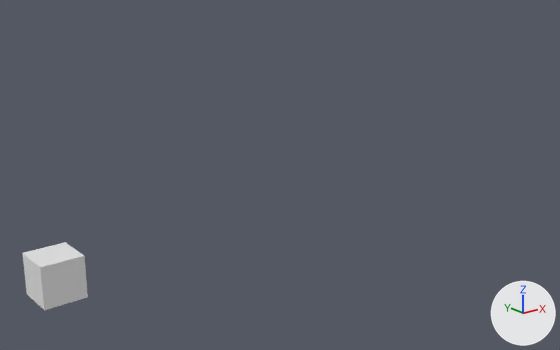
One commit to the Blender file shed.blend: the scene before it, then after it.
Rendered twice from a 50 mm lens placed at (-11.9, -30.8, 14.5), pointed at (15.1, 3.0, 1.0). Lighting does not change. The marker at lower right points along +X, +Y and +Z.

The older version as bpy lines, for what is in view:
```python
me_cube = bpy.data.meshes.new('Cube')
me_cube.from_pydata(...)  # a box spanning x -1.0..1.0, y -1.0..1.0, z -1.0..1.0
me_cube.materials.append(mat_material)  # white #e7e7e7
ob_cube = bpy.data.objects.new('Cube', me_cube)
ob_cube.location = (0.0, 0.0, 0.0)
```
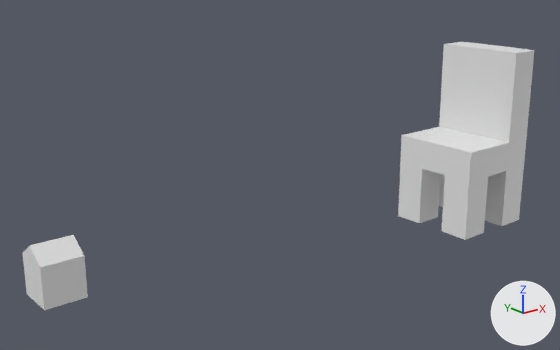
The change, as a diff of the scene's bpy script:
```diff
--- a/shed.blend.py
+++ b/shed.blend.py
@@ me_cube @@
 # used by ob_cube; location = (0.0, 0.0, 0.0)
-me_cube.from_pydata(...)  # 8 vertices, 6 faces; spans x -1.0..1.0, y -1.0..1.0, z -1.0..1.0
-me_cube.materials.append(mat_material)  # white #e7e7e7
+me_cube.from_pydata(...)  # 16 vertices, 13 faces; spans x -1.0..1.0, y -1.0..1.0, z -1.0..1.68
+# me_cube part 1
+# 2 faces are deleted
+# 8 vertices are added at x -1.0..1.0, y -1.0..1.0, z -1.0..1.68
+# 9 new faces join them
@@ me_cube_1 @@
+me_cube_1.from_pydata(...)  # 64 vertices, 62 faces; spans x -5.0..1.0, y -1.03..5.09, z -5.06..7.0
+me_cube_1.materials.append(mat_material)  # white #e7e7e7
@@ ob_chair @@
+ob_chair = bpy.data.objects.new('Chair', me_cube_1)
+ob_chair.location = (32.63, 0.0, 0.0)
```

What differs and where, as boxes [x1, y1, x2, y2] in the pictures (560 x 350 px):
'Chair', added
    after: [398, 42, 534, 240]
'Cube', reshaped (10% taller)
    before: [22, 242, 88, 310]
    after: [22, 235, 88, 310]
part 1 of me_cube, built on
    before: [22, 242, 84, 309]
    after: [22, 235, 84, 309]
